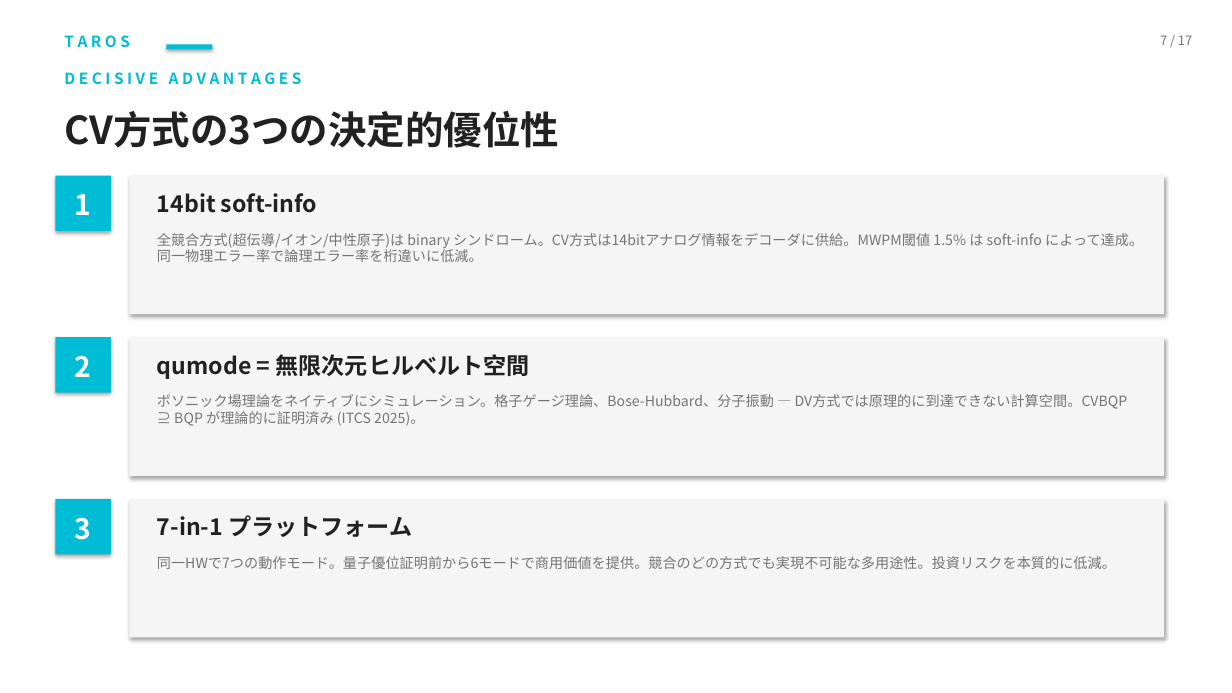
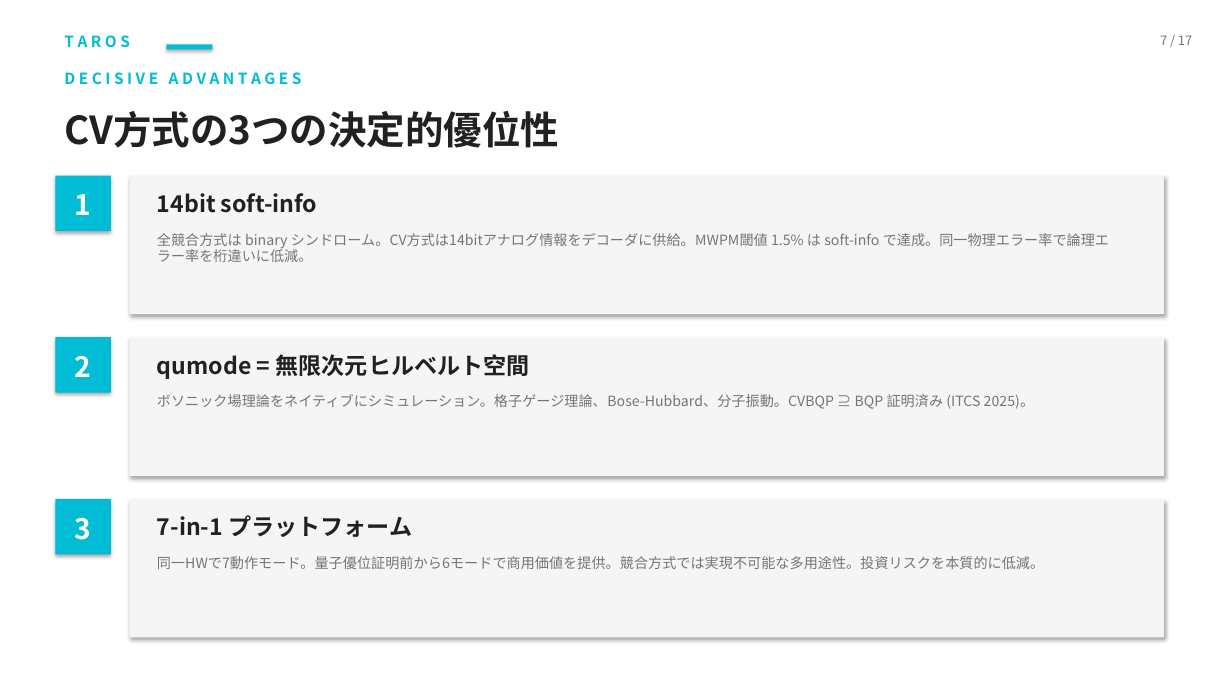
Before and after one commit to TomohiroTani28/Taros, a slide deck: slide 7 of assets/TAROS_Investor_Pitch_Revised.pptx. Drawn at 1232x693 pixels with LibreOffice and Linux fonts; fonts in the diff are those of the drawing. Boxes give left, top, right and bottom in pixels: in the first picture for what was removed or moved away, otherwise in the second. Text is boxed around its words. In the diff, an @@ line names an element or a change of style, - is before the commit and + after.

```diff
--- a/assets/TAROS_Investor_Pitch_Revised.pptx
+++ b/assets/TAROS_Investor_Pitch_Revised.pptx
@@ text at [157,233,1109,262]: text changed @@
-全競合方式(超伝導/イオン/中性原子)は binary シンドローム。CV方式は14bitアナログ情報をデコーダに供給。MWPM閾値 1.5% は soft-info によって達成。同一物理エラー率で論理エラー率を桁違いに低減。
+全競合方式は binary シンドローム。CV方式は14bitアナログ情報をデコーダに供給。MWPM閾値 1.5% は soft-info で達成。同一物理エラー率で論理エラー率を桁違いに低減。
@@ text at [157,394,1034,409]: text changed @@
-ボソニック場理論をネイティブにシミュレーション。格子ゲージ理論、Bose-Hubbard、分子振動 — DV方式では原理的に到達できない計算空間。CVBQP ⊇ BQP が理論的に証明済み (ITCS 2025)。
+ボソニック場理論をネイティブにシミュレーション。格子ゲージ理論、Bose-Hubbard、分子振動。CVBQP ⊇ BQP 証明済み (ITCS 2025)。
@@ text at [157,556,1044,569]: text changed @@
-同一HWで7つの動作モード。量子優位証明前から6モードで商用価値を提供。競合のどの方式でも実現不可能な多用途性。投資リスクを本質的に低減。
+同一HWで7動作モード。量子優位証明前から6モードで商用価値を提供。競合方式では実現不可能な多用途性。投資リスクを本質的に低減。
```
Also in this commit, not shown: 12 other slides changed, 2 other files.
